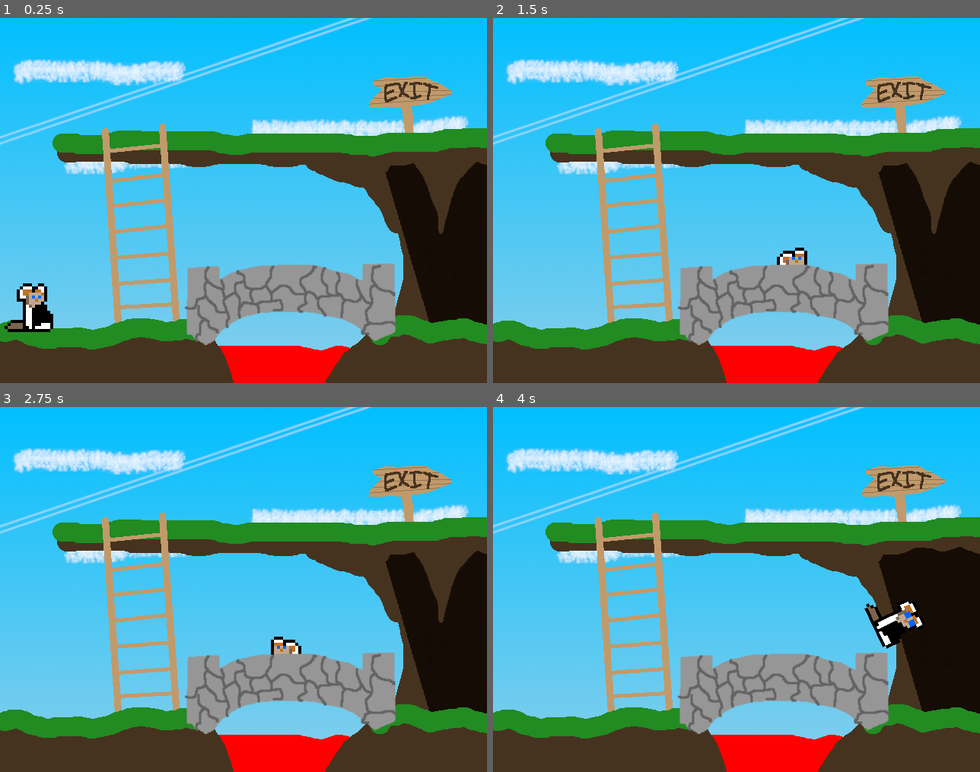
Above: before the commit, frames 1-4 (two rows, left to right).
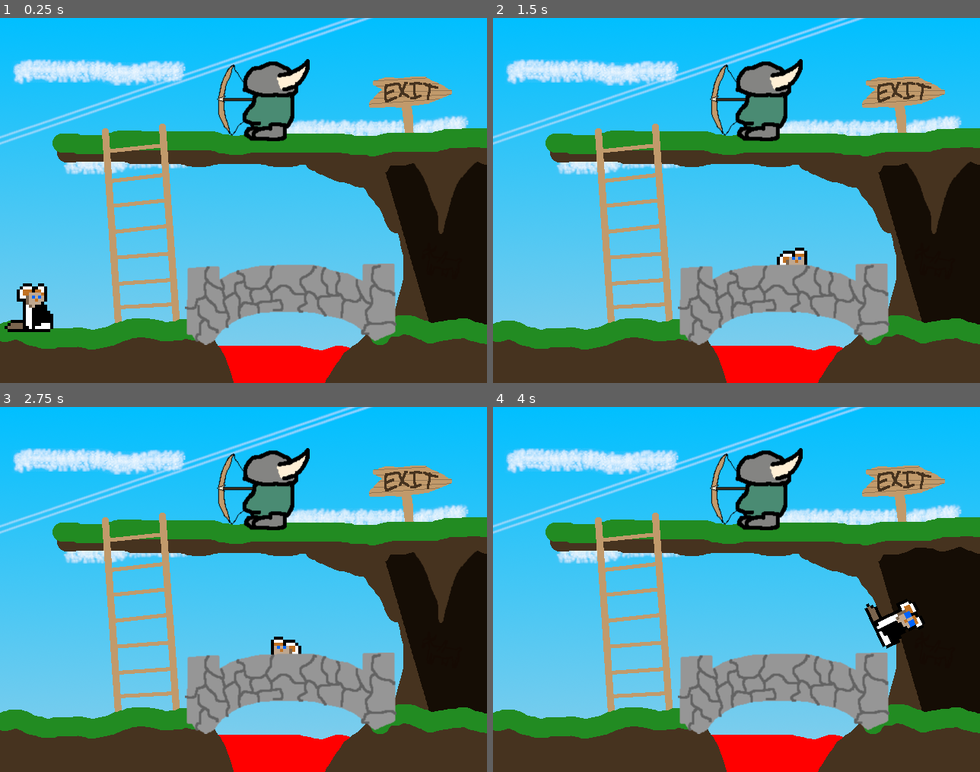
Above: after the commit, the same moments.

Repository: swashdev/minigame-madness
Game: Godot game, scene res://mini/lose/scenes/lose_minigame.tscn
The game is run twice, just before and just after one commit, with the same random seed, the same clock (stepped at 60 frames per second) and the same inputs. This scene is started directly instead of the project's main scene.
Inputs:
- Up to frame 1 (0.25 s): no input
- Up to frame 2 (1.5 s): tap Enter at 0.5 s; hold Right (ui_right) from 0.53 s (still down); tap Space (ui_select) at 0.77 s
- Up to frame 3 (2.75 s): tap Space (ui_select) at 1.52 s; release Right (ui_right) at 2.03 s; hold Left (ui_left) from 2.03 s (still down)
- Up to frame 4 (4 s): release Left (ui_left) at 2.78 s; hold Right (ui_right) from 2.78 s (still down); tap Space (ui_select) at 3.02, 3.77 s

The runs differ from the first frame. In frame 1, 2.6% of the frame differs, in the area x 44-64%, y 11-34%; in frame 2, 2.6%; in frame 3, 2.6%; in frame 4, 2.6%.

Commit message:
[LOSE] add scripting & stuff for the archer.

Diff:
--- a/mini/lose/scenes/lose_minigame.tscn
+++ b/mini/lose/scenes/lose_minigame.tscn
@@ -8,6 +8,9 @@
 [ext_resource path="res://mini/lose/images/obstacles/spike.png" type="Texture" id=6]
 [ext_resource path="res://mini/lose/scripts/obstacles/spike.gd" type="Script" id=7]
 [ext_resource path="res://mini/lose/scripts/obstacles/evil_exit_sign.gd" type="Script" id=8]
+[ext_resource path="res://mini/lose/images/characters/ahole_with_a_bow_and_arrow.png" type="Texture" id=9]
+[ext_resource path="res://mini/lose/scripts/characters/archer.gd" type="Script" id=10]
+[ext_resource path="res://mini/lose/scenes/projectiles/arrow.tscn" type="PackedScene" id=11]
 
 [sub_resource type="RectangleShape2D" id=1]
 extents = Vector2( 142.27, 10 )
@@ -26,6 +29,10 @@
 
 [sub_resource type="RectangleShape2D" id=5]
 extents = Vector2( 56.0001, 143 )
+
+[sub_resource type="CapsuleShape2D" id=7]
+radius = 32.973
+height = 43.1712
 
 [node name="LoseMinigame" type="Node2D"]
 script = ExtResource( 1 )
@@ -135,6 +142,25 @@
 [node name="VisibilityNotifier2D" type="VisibilityNotifier2D" parent="Spike"]
 position = Vector2( -1.79244, 3.94334 )
 scale = Vector2( 4.15468, 4.72826 )
+
+[node name="Archer" type="Area2D" parent="."]
+position = Vector2( 345.8, 108.3 )
+collision_layer = 0
+script = ExtResource( 10 )
+__meta__ = {
+"_edit_group_": true
+}
+_arrow = ExtResource( 11 )
+
+[node name="Sprite" type="Sprite" parent="Archer"]
+texture = ExtResource( 9 )
+
+[node name="CollisionShape2D" type="CollisionShape2D" parent="Archer"]
+position = Vector2( 10, 0 )
+shape = SubResource( 7 )
+
+[node name="Timer" type="Timer" parent="Archer"]
+autostart = true
 [connection signal="body_entered" from="EvilExitSign" to="EvilExitSign" method="_on_EvilExitSign_body_entered"]
 [connection signal="body_entered" from="Lava" to="Lava" method="_on_Lava_body_entered"]
 [connection signal="body_entered" from="Ladder" to="FluffyPlatformer" method="_on_Ladder_body_entered"]
@@ -142,3 +168,5 @@
 [connection signal="body_entered" from="Spike" to="Spike" method="_on_Spike_body_entered"]
 [connection signal="timeout" from="Spike/Timer" to="Spike" method="_on_Timer_timeout"]
 [connection signal="screen_exited" from="Spike/VisibilityNotifier2D" to="Spike" method="_on_VisibilityNotifier2D_screen_exited"]
+[connection signal="body_entered" from="Archer" to="Archer" method="_on_Archer_body_entered"]
+[connection signal="timeout" from="Archer/Timer" to="Archer" method="_on_Timer_timeout"]
--- /dev/null
+++ b/mini/lose/scripts/characters/archer.gd
@@ -0,0 +1,20 @@
+extends Area2D
+# A script for the archer from the "Lose" minigame.
+
+
+# Signals the minigame to spawn an arrow.
+signal shoot( arrow, position )
+
+# A scene representing the projectiles this character will fire.
+export (PackedScene) var _arrow
+
+
+# The archer's timer expires, prompting them to shoot an arrow.
+func _on_Timer_timeout():
+	emit_signal( "shoot", _arrow, position )
+
+
+# Fluffy has touched the archer and, naturally, must die.
+func _on_Archer_body_entered( body ):
+	body.die()
+	$CollisionShape2D.set_deferred( "disabled", true )
Not shown: 1 places in mini/lose/scenes/lose_minigame.tscn that only renumber resources
